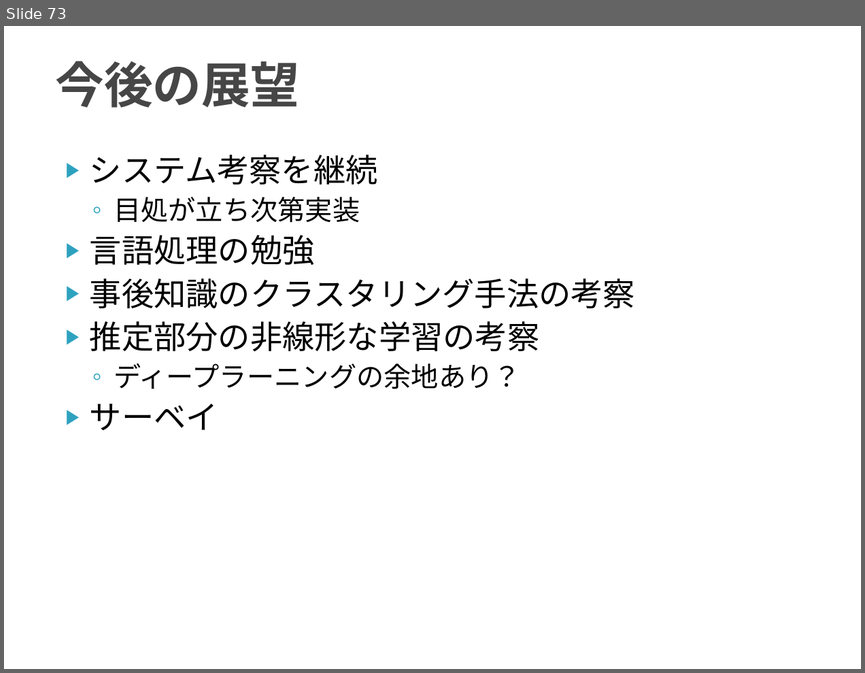
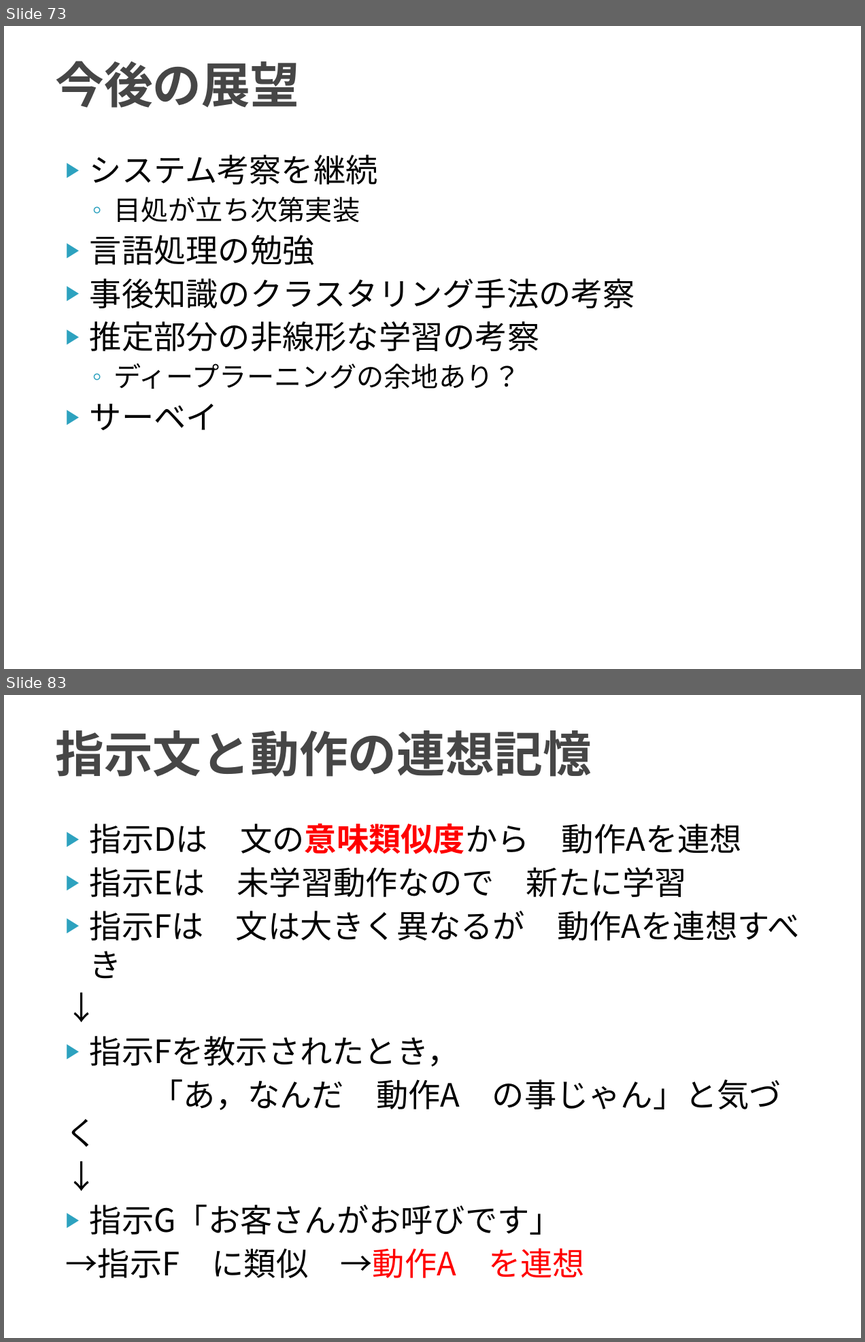
Before and after one commit to TetsuyaKomota/GitforEclipseTest, a slide deck: IntentionLearning_v2/slide/discussion2016.pptx. Shown one above the other, each under a label of ours: slide 73 before the commit, slides 73 and 83 after it; the slides between them are not shown. The pictures are 865x673 and 865x1342 pixels, drawn with LibreOffice and Linux fonts; fonts in the diff are those of the drawing. Boxes give left, top, right and bottom in pixels: in the first picture for what was removed or moved away, otherwise in the second. Text is boxed around its words. In the diff, an @@ line names an element or a change of style, - is before the commit and + after.

```diff
--- a/IntentionLearning_v2/slide/discussion2016.pptx
+++ b/IntentionLearning_v2/slide/discussion2016.pptx
@@ slide 83 added at (x1=4, y1=695, x2=861, y2=1338), background #FFFFFF @@
@@ title added at (x1=55, y1=730, x2=592, y2=777), 41 pt, text #464646, bold @@
+指示文と動作の連想記憶
@@ text added at (x1=66, y1=823, x2=799, y2=1278), 27 pt, text #000000 @@
+▶ 指示Dは 文の意味類似度から 動作Aを連想
+▶ 指示Eは 未学習動作なので 新たに学習
+▶ 指示Fは 文は大きく異なるが 動作Aを連想すべき
+↓
+▶ 指示Fを教示されたとき，
+「あ，なんだ 動作A の事じゃん」と気づく
+↓
+▶ 指示G「お客さんがお呼びです」
+→指示F に類似 →動作A を連想
```
Also in this commit, not shown: 4 slides changed, 12 other slides added, 1 other file.
